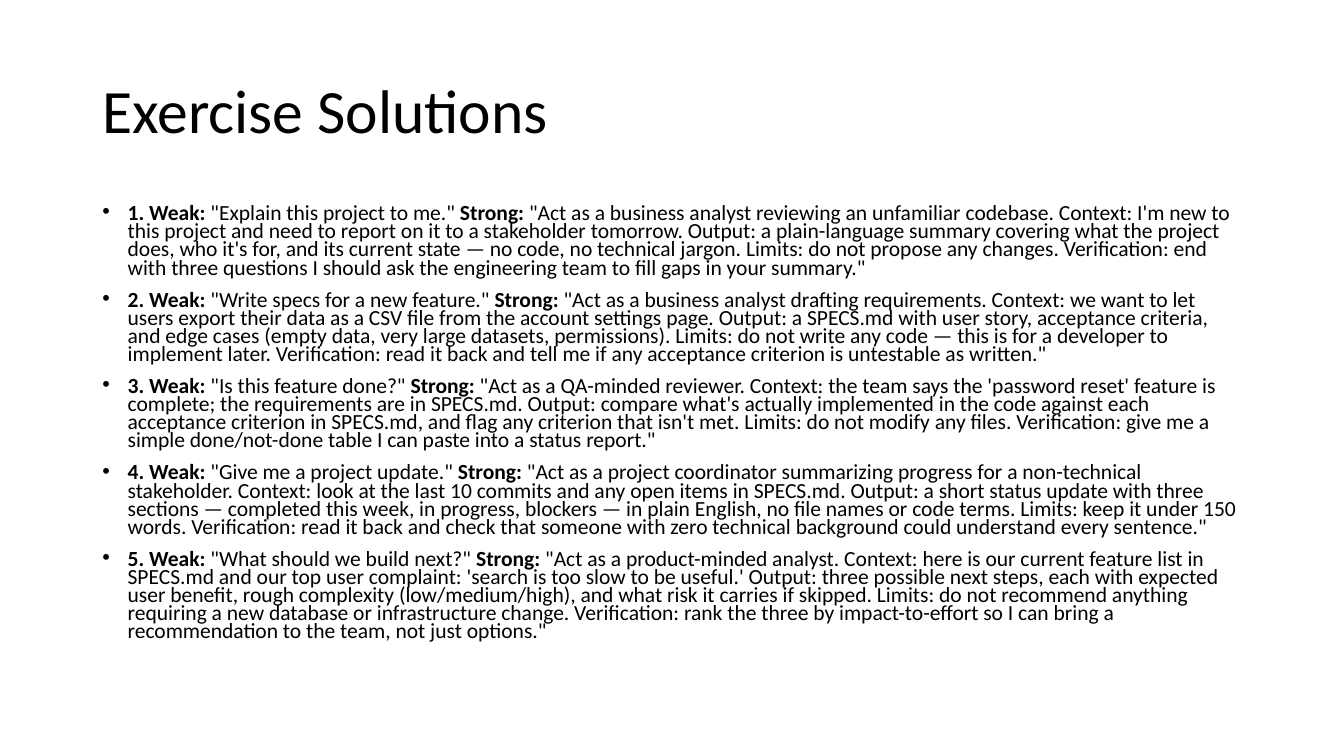
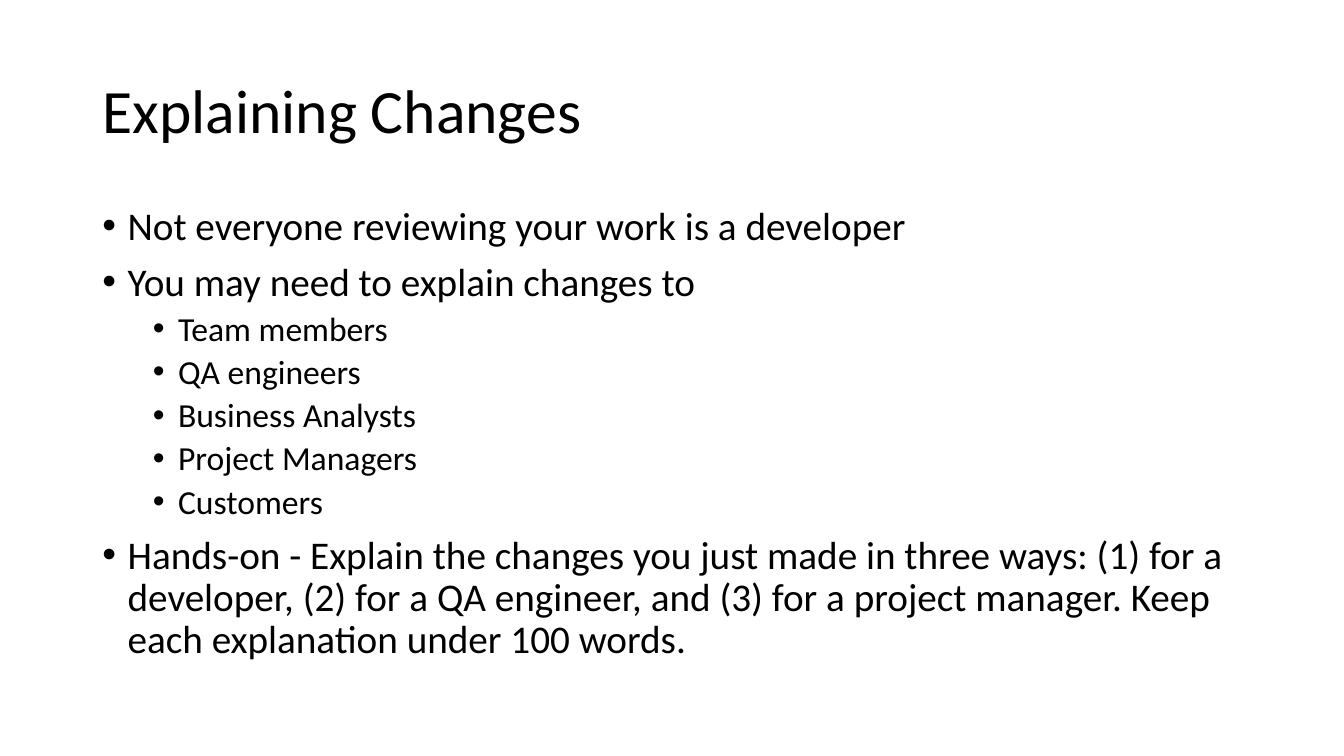
Before and after one commit to atulkahatecdac/claude-code, a slide deck: slide 33 of Claude Code.pptx (slide 62 before the commit). Drawn at 1344x756 pixels with LibreOffice and Linux fonts; fonts in the diff are those of the drawing. Boxes give left, top, right and bottom in pixels: in the first picture for what was removed or moved away, otherwise in the second. Text is boxed around its words. In the diff, an @@ line names an element or a change of style, - is before the commit and + after.

Commit message:
PPT

```diff
--- a/Claude Code.pptx
+++ b/Claude Code.pptx
@@ title at bbox=[102, 90, 581, 144]: text changed @@
-Exercise Solutions
+Explaining Changes
@@ text at bbox=[128, 212, 1222, 660]: text changed; size 15.4 to 28 pt @@
-• 1. Weak: "Explain this project to me." Strong: "Act as a business analyst reviewing an unfamiliar codebase. Context: I'm new to this project and need to report on it to a stakeholder tomorrow. Output: a plain-language summary covering what the project does, who it's for, and its current state — no code, no technical jargon. Limits: do not propose any changes. Verification: end with three questions I should ask the engineering team to fill gaps in your summary."
-• 2. Weak: "Write specs for a new feature." Strong: "Act as a business analyst drafting requirements. Context: we want to let users export their data as a CSV file from the account settings page. Output: a SPECS.md with user story, acceptance criteria, and edge cases (empty data, very large datasets, permissions). Limits: do not write any code — this is for a developer to implement later. Verification: read it back and tell me if any acceptance criterion is untestable as written."
-• 3. Weak: "Is this feature done?" Strong: "Act as a QA-minded reviewer. Context: the team says the 'password reset' feature is complete; the requirements are in SPECS.md. Output: compare what's actually implemented in the code against each acceptance criterion in SPECS.md, and flag any criterion that isn't met. Limits: do not modify any files. Verification: give me a simple done/not-done table I can paste into a status report."
-• 4. Weak: "Give me a project update." Strong: "Act as a project coordinator summarizing progress for a non-technical stakeholder. Context: look at the last 10 commits and any open items in SPECS.md. Output: a short status update with three sections — completed this week, in progress, blockers — in plain English, no file names or code terms. Limits: keep it under 150 words. Verification: read it back and check that someone with zero technical background could understand every sentence."
-• 5. Weak: "What should we build next?" Strong: "Act as a product-minded analyst. Context: here is our current feature list in SPECS.md and our top user complaint: 'search is too slow to be useful.' Output: three possible next steps, each with expected user benefit, rough complexity (low/medium/high), and what risk it carries if skipped. Limits: do not recommend anything requiring a new database or infrastructure change. Verification: rank the three by impact-to-effort so I can bring a recommendation to the team, not just options."
+• Not everyone reviewing your work is a developer
+• You may need to explain changes to
+  • Team members
+  • QA engineers
+  • Business Analysts
+  • Project Managers
+  • Customers
+• Hands-on - Explain the changes you just made in three ways: (1) for a developer, (2) for a QA engineer, and (3) for a project manager. Keep each explanation under 100 words.
```
Also in this commit, not shown: 30 other slides changed, 87 slides added, 180 slides removed.
